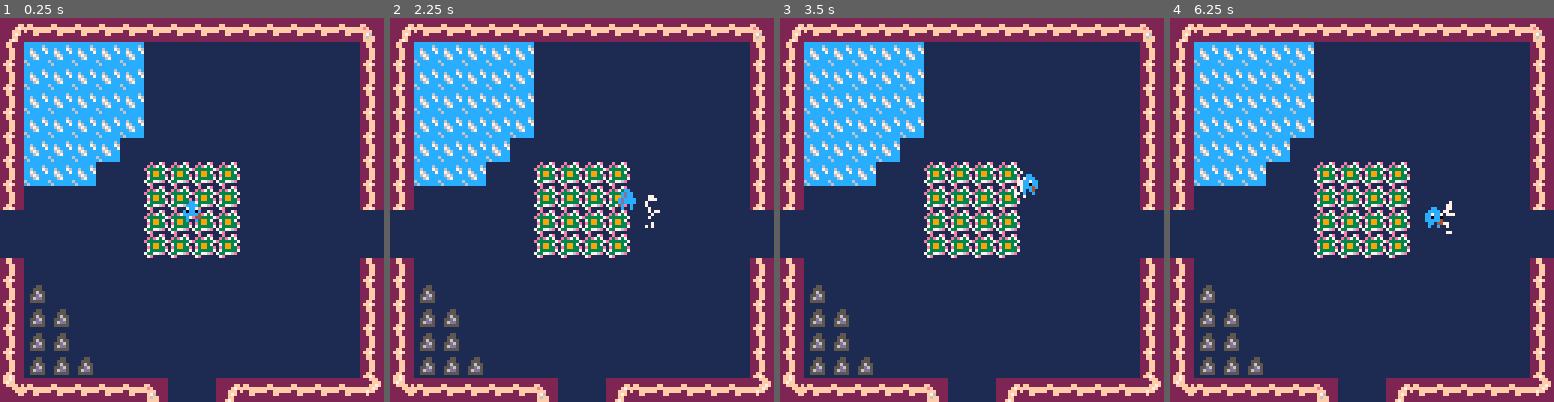
Above: before the commit, frames 1-4 (left to right).
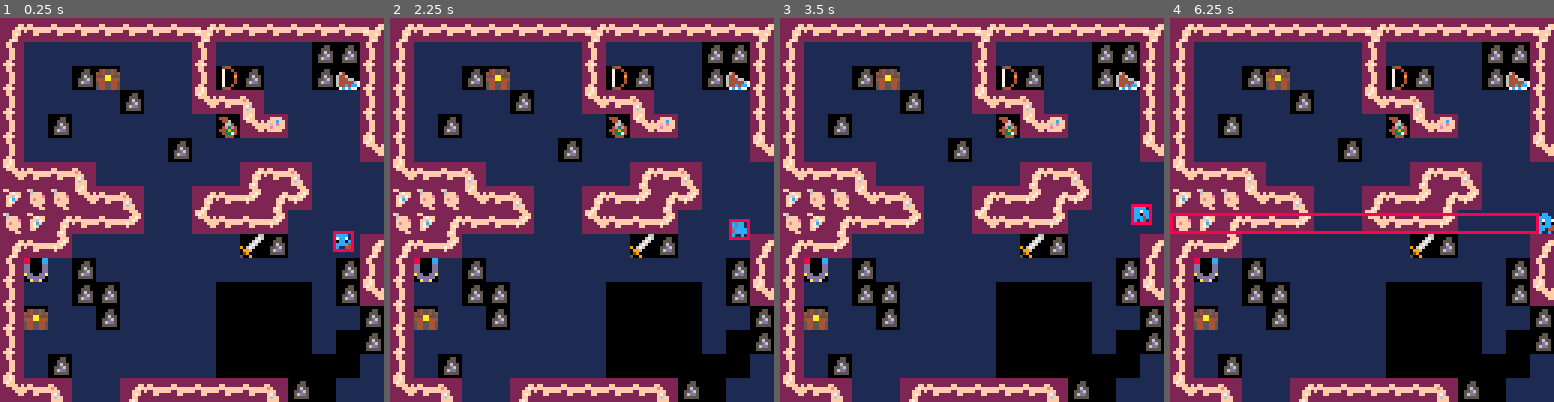
Above: after the commit, the same moments.

Repository: s-france/pico8GameS
Game: PICO-8 cartridge squid.p8
The game is run twice, just before and just after one commit, with the same random seed, the same clock (stepped at 60 frames per second) and the same inputs.
Inputs:
- Up to frame 1 (0.25 s): no input
- Up to frame 2 (2.25 s): tap X (X key) at 0.33, 1.07, 1.85 s; tap O (Z key) at 0.7, 1.7, 2.1 s; hold Right 1.6-2.1 s; hold P2 Left 1.6-2.1 s; hold Up from 2.15 s (still down); hold P2 Down from 2.15 s (still down)
- Up to frame 3 (3.5 s): release Up at 2.42 s; release P2 Down at 2.42 s; hold Right 2.47-3.03 s; hold P2 Left 2.47-3.03 s; tap O (Z key) at 2.5, 2.9, 3.3 s; tap X (X key) at 2.97 s; hold Left from 3.08 s (still down); hold P2 Right from 3.08 s (still down)
- Up to frame 4 (6.25 s): release Left at 3.58 s; release P2 Right at 3.58 s; hold Down 3.63-3.97 s; hold P2 Up 3.63-3.97 s; tap O (Z key) every 0.4 s from 3.7 to 6.1 s; hold Right 4.02-4.68 s; hold P2 Left 4.02-4.68 s; tap X (X key) at 4.08, 5.2 s; hold Up 4.73-5.03 s; hold P2 Down 4.73-5.03 s; hold Left 5.08-5.68 s; hold P2 Right 5.08-5.68 s; hold Down 5.73-6.03 s; hold P2 Up 5.73-6.03 s; hold Right from 6.08 s (still down); hold P2 Left from 6.08 s (still down)

The runs differ from the first frame. In frame 1, 50% of the frame differs, in the area x 0-100%, y 1-100%; in frame 2, 50%; in frame 3, 50%; in frame 4, 50%.

Commit message:
Update squid.p8

Diff:
--- a/squid.p8
+++ b/squid.p8
@@ -87,48 +87,16 @@
 // routine updates every frame
 // using designed update funcs.
 function _draw()
-	cls(1)
+	cls(0)
 	bomb_animation()
 	draw_map()
 	draw_player()
-	if (player.mapposx == 0 and player.mapposy == 0) then
-	 spr(npc.sprite, npc.x%128, npc.y%128)
-	end
 	foreach(arrowpool,draw_arrow)
 	foreach(bombpool,draw_bomb)
-
-
 	foreach(particles, draw_particle)
-	//print("♥♥♥",13*8,1,8)
-
-	--[[
-	print("player.itempool",1, 1, 0)
-	print(player.itempool.bow[2])
-	print("bombs")
-	print(player.resources.bombs[1])
-	print("keys")
-	print(player.resources.keys[1])
-	print("arrows")
-	print(player.resources.arrows[1])
-	print(hbtestflag)
-	print(player.hb.left)
-	--]]
-
-
-	//foreach(hitboxes, draw_hitbox)
-
-	--[[
-	print(hitboxes[1].left)
-	print(hitboxes[1].right)
-	print(hitboxes[1].top)
-	print(hitboxes[1].bot)
-	print(hitboxes[2].left)
-	print(hitboxes[2].right)
-	print(hitboxes[2].top)
-	print(hitboxes[2].bot)
-	--]]
-
- //print(mag)
+	foreach(hitboxes, draw_hitbox)
+
+
 end
 -->8
 -- player info
@@ -145,8 +113,10 @@
 function make_player()
 	player = {}
 	//player stats
-	player.x =87*8+4
-	player.y =24*8-4
+	player.x = 110
+	player.y = 70
+	//player.x =87*8+4
+	//player.y =24*8-4
 	player.dx =0
 	player.dy =0
 	player.diag = false
@@ -302,19 +272,9 @@
 
  //sword
 	if(btnp(4)) then
-		sword()
-		--[[
-		if (player.invis == true) then
-			player.invis = false
-		else
-			player.invis = true
-		end
-		--]]
-	end
-
-	if (btnp(0,1) ) then
-		use_item_in_slot(3)
-	end
+		use_item_in_slot(2)
+	end
+
 end
 
 // draw player
@@ -367,23 +327,6 @@
 		player.resources.arrows[1] -= 1
 	end
 end
-
--->8
--- npcs
---[[
-function makenpc()
- npc = {}
-	npc.x = 60
-	npc.y = 104
-	npc.mapposx = 0
-	npc.mapposy = 0
-	npc.sprite = 10
- npc.isalive = true
-	npc.hb = add_hitbox(0,4, 4, 6,6, -1, npc)
-end
---]]
-
-
 
 -->8
 -- particle effects
@@ -506,6 +449,9 @@
 			pset(part.x%128, part.y%128, 7)
 	end
 end
+-->8
+-- object example
+
 -->8
 -- bombs
 // tab 4 handles bomb functions
